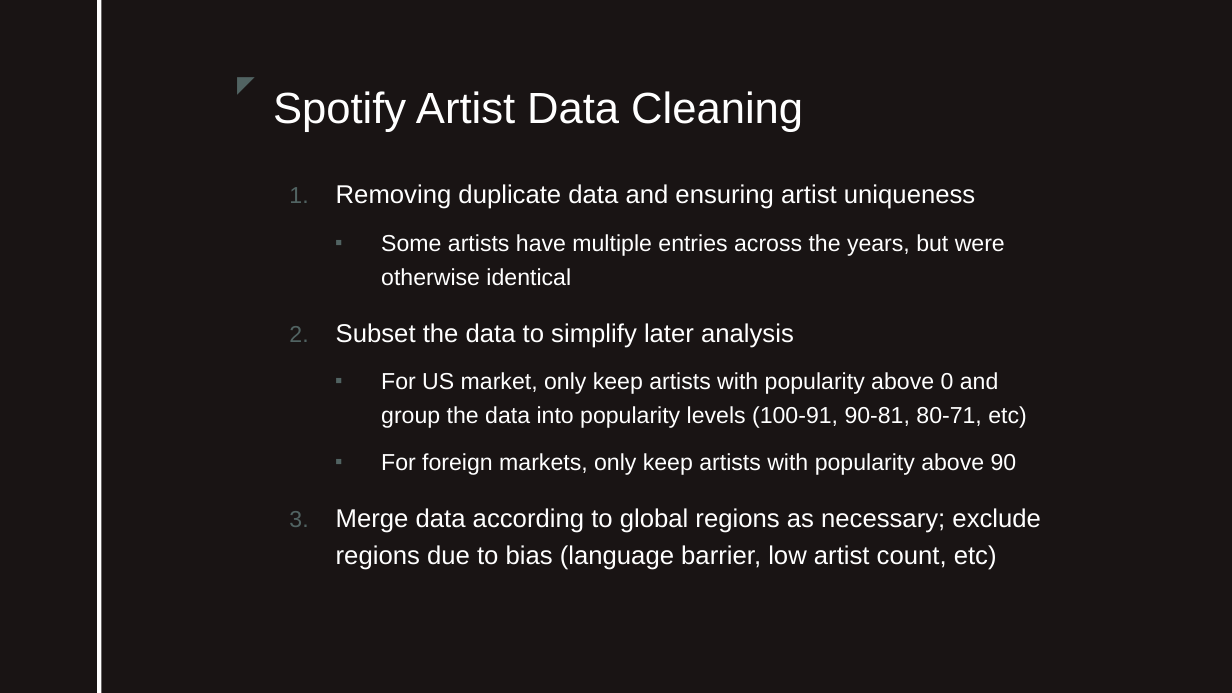
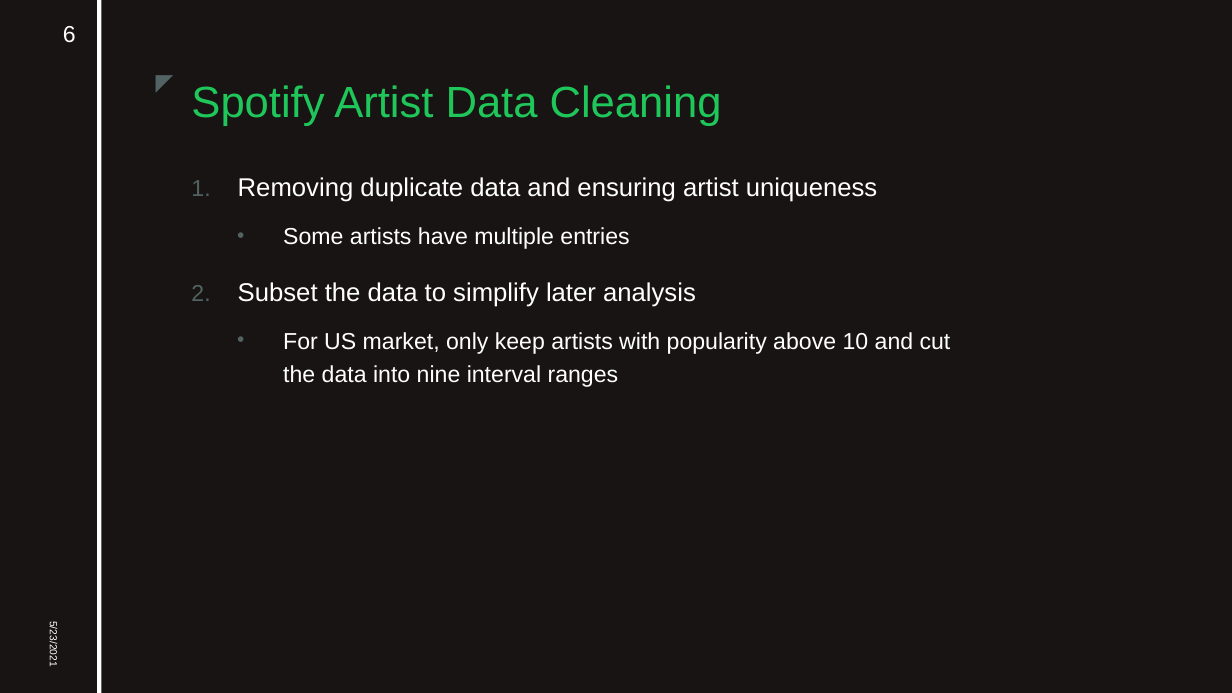
Before and after one commit to aklimchenko/spotify_artist_analysis, a slide deck: slide 6 of Spotify Data Analysis.pptx. Drawn at 1232x693 pixels with LibreOffice and Linux fonts; fonts in the diff are those of the drawing; background and template pictures are left out. Boxes give left, top, right and bottom in pixels: in the first picture for what was removed or moved away, otherwise in the second. Text is boxed around its words. In the diff, an @@ line names an element or a change of style, - is before the commit and + after.

Commit message:
Updated slides
Slides, graphics, and layout updated

```diff
--- a/Spotify Data Analysis.pptx
+++ b/Spotify Data Analysis.pptx
@@ page number added at (63,26,76,43), 18 pt, text #FFFFFF @@
+6
@@ text "◤": place and size @@
-text "◤" at (222,65,263,102)
+text "◤" at (140,63,182,100)
@@ title "Spotify Artist Data Cleaning": place and size @@
-title "Spotify Artist Data Cleaning" at (273,91,803,132)
+title "Spotify Artist Data Cleaning" at (191,85,722,126)
@@ title "Spotify Artist Data Cleaning" at (191,85,722,126): text colour #FFFFFF to #1FC75B @@
@@ text "Removing duplicate data and ensuring ...": place and size @@
-text "Removing duplicate data and ensuring ..." at (336,184,1041,570)
+text "Removing duplicate data and ensuring ..." at (238,177,951,387)
@@ text at (283,227,629,249): text changed @@
-  ▪ Some artists have multiple entries across the years, but were otherwise identical
+  • Some artists have multiple entries
@@ text at (283,332,951,387): text changed @@
-  ▪ For US market, only keep artists with popularity above 0 and group the data into popularity levels (100-91, 90-81, 80-71, etc)
-  ▪ For foreign markets, only keep artists with popularity above 90
-3. Merge data according to global regions as necessary; exclude regions due to bias (language barrier, low artist count, etc)
+  • For US market, only keep artists with popularity above 10 and cut the data into nine interval ranges
@@ text added at (48,625,59,666), 8 pt, text #FFFFFF @@
+5/23/2021
```
Also in this commit, not shown: 5 other slides changed, 6 slides added, 9 slides removed, 1 other file.
